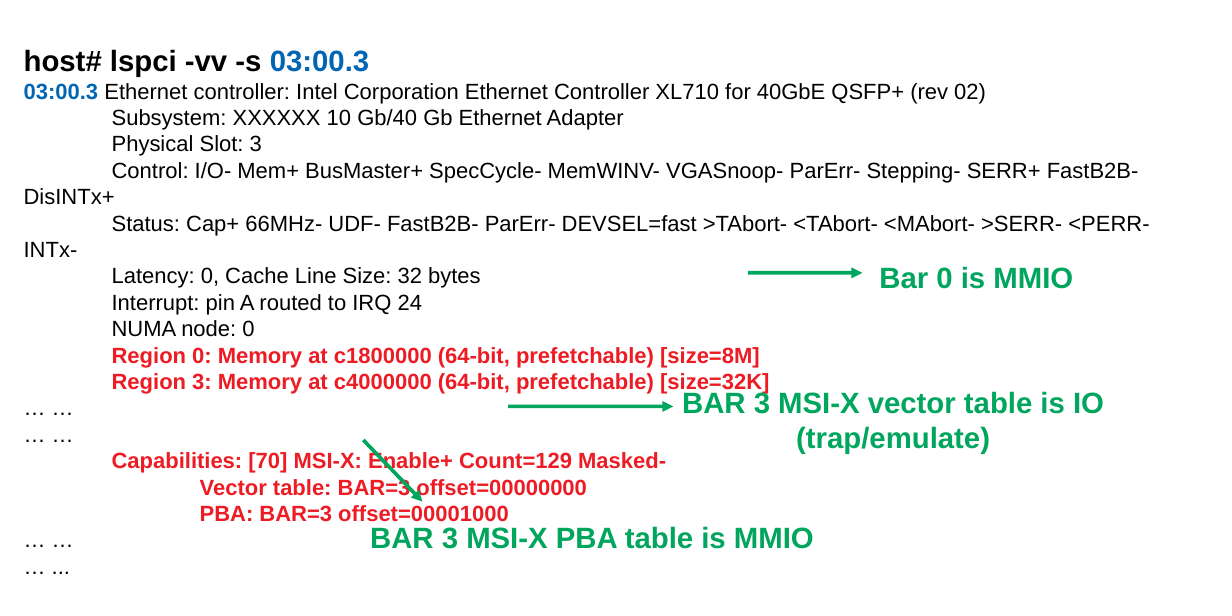
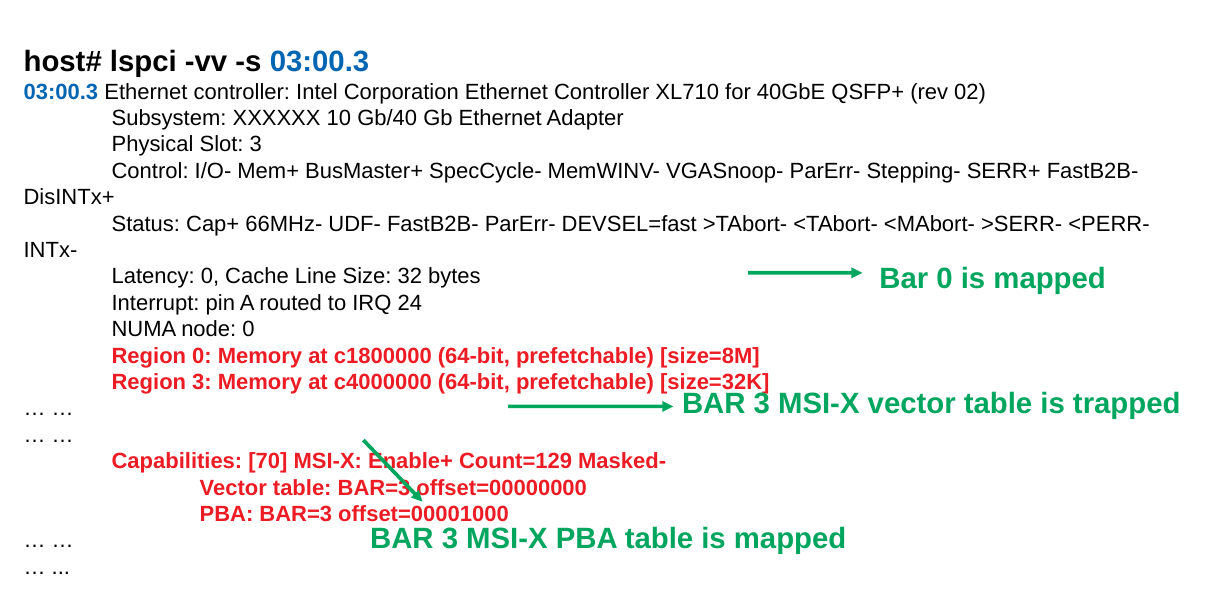
Before and after one commit to finallyjustice/virt-passthrough, a slide deck: slide 1 of figures/lspci.odp. Drawn at 1232x616 pixels with LibreOffice and Linux fonts; fonts in the diff are those of the drawing. Boxes give left, top, right and bottom in pixels: in the first picture for what was removed or moved away, otherwise in the second. Text is boxed around its words. In the diff, an @@ line names an element or a change of style, - is before the commit and + after.

```diff
--- a/figures/lspci.odp
+++ b/figures/lspci.odp
@@ text at <box>879,266,1105,294</box>: text changed @@
-Bar 0 is MMIO
+Bar 0 is mapped
@@ text at <box>682,390,1181,419</box>: text changed @@
-BAR 3 MSI-X vector table is IO
-(trap/emulate)
+BAR 3 MSI-X vector table is trapped
@@ text at <box>370,526,846,554</box>: text changed @@
-BAR 3 MSI-X PBA table is MMIO
+BAR 3 MSI-X PBA table is mapped
```
Also in this commit, not shown: 5 other files.
